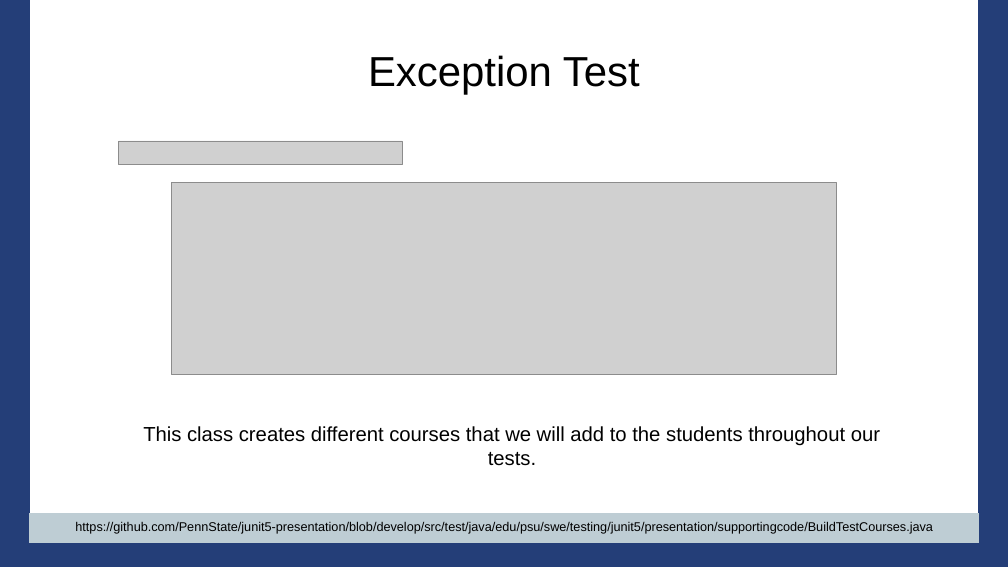
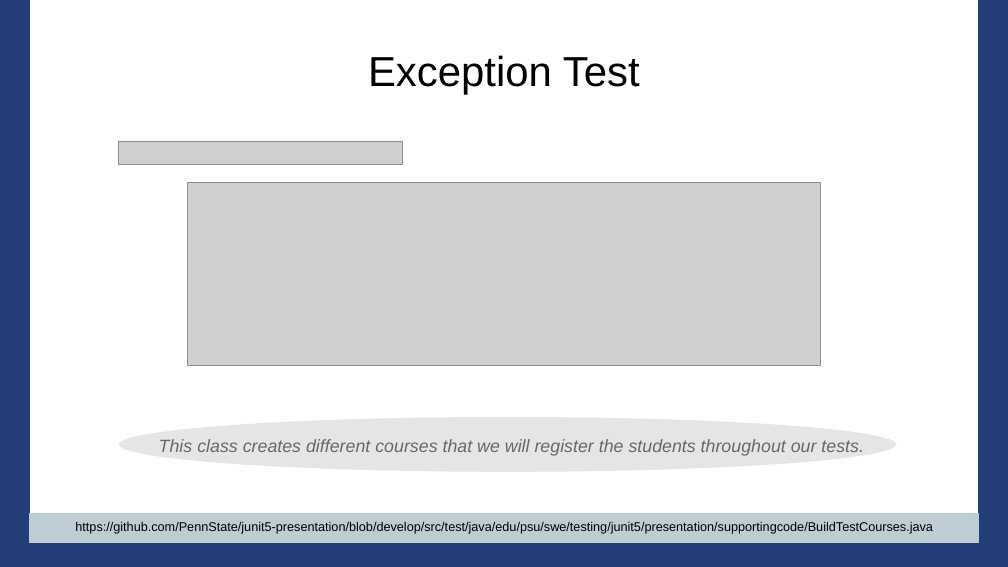
Before and after one commit to PennState/junit5-presentation, a slide deck: slide 24 of src/site/presentation/Junit5_Presentation_JavaOne_2016.odp (slide 18 before the commit). Drawn at 1008x567 pixels with LibreOffice and Linux fonts; fonts in the diff are those of the drawing; grey boxes stand for pictures; background and template pictures are left out. Boxes give left, top, right and bottom in pixels: in the first picture for what was removed or moved away, otherwise in the second. Text is boxed around its words. In the diff, an @@ line names an element or a change of style, - is before the commit and + after.

```diff
--- a/src/site/presentation/Junit5_Presentation_JavaOne_2016.odp
+++ b/src/site/presentation/Junit5_Presentation_JavaOne_2016.odp
@@ picture: place and size @@
-picture at (172,183,837,375)
+picture at (188,183,820,366)
@@ ellipse added at (119,417,896,472), fill #CCCCCC at 51% opacity @@
@@ title at (159,439,864,456): text changed; size 16 to 14 pt; italic on @@
-This class creates different courses that we will add to the students throughout our tests.
+This class creates different courses that we will register the students throughout our tests.
```
Also in this commit, not shown: 33 other slides changed, 23 slides added, 6 slides removed.
